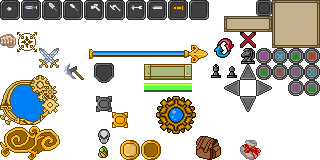
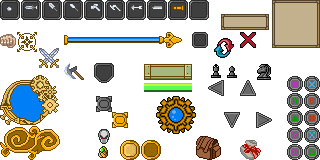
The second 320 x 160 image is a revision of the first. Changes to its layers:
painted on "Background" over [64, 0, 320, 160]
